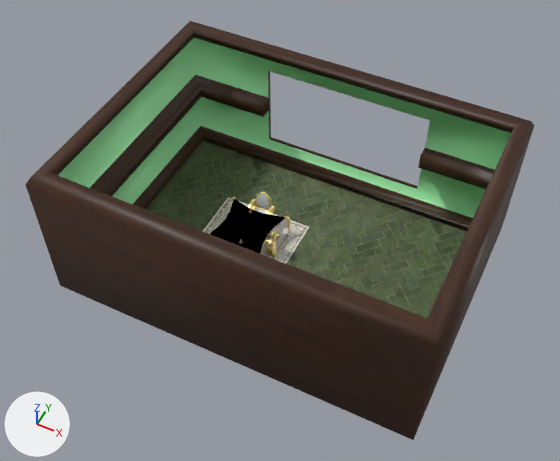
One commit to the Blender file Arte/Escenario/Modelo3D/Escenario.blend: the scene before it, then after it.
One viewpoint serves both versions: a 50 mm camera at (134.0, -280.0, 373.0) aimed at (0.0, -11.0, 38.0). Every picture has the same lights, and +X, +Y and +Z are marked at lower left.

Script lines for the objects in view, before the commit:
```python
me_cubo = bpy.data.meshes.new('Cubo')
me_cubo.from_pydata(...)  # 80 vertices, 72 faces, 4 loose edges; spans x -112.0..112.0, y -82.0..82.0, z 0.0..93.0
# faces by material slot: [62, 10]
me_cubo.materials.append(mat_pared_madera)  # picture img_wood027_1k_png_color_png_002
me_cubo.materials.append(mat_pared_papel1)  # its picture is missing
me_plane_002 = bpy.data.meshes.new('Plane.002')
me_plane_002.from_pydata(...)  # 146 vertices, 144 faces; spans x -1.01..1.01, y -1.01..1.01, z -0.06..0.0
me_plane_002.polygons.foreach_set('use_smooth', [True] * 144)
me_plane_002.materials.append(mat_mesa)
me_plano = bpy.data.meshes.new('Plano')
me_plano.from_pydata(...)  # 4 vertices, 1 face; spans x -103.0..103.0, y -74.0..74.0, z 0.0
me_plano.materials.append(mat_suelo)  # picture img_tiles_0051_color_1k_jpg_001
me_plano_001 = bpy.data.meshes.new('Plano.001')
me_plano_001.from_pydata(...)  # 4 vertices, 1 face; spans x -1.0..1.0, y -1.0..1.0, z 0.01
me_plano_001.materials.append(mat_alfombra)  # picture img_m_alfombra_jpg_001
ob_alfombra = bpy.data.objects.new('Alfombra', me_plano_001)
ob_alfombra.location = (-29.4, 0.0, 0.3)
ob_alfombra.scale = (30.0, 30.0, 30.0)
ob_mesa = bpy.data.objects.new('Mesa', me_plane_002)
ob_mesa.location = (-29.4, 0.0, 15.6)
ob_mesa.scale = (18.3, 18.3, 18.3)
ob_pared = bpy.data.objects.new('Pared', me_cubo)
ob_pared.location = (0.0, 0.0, 0.0)
ob_suelo = bpy.data.objects.new('Suelo', me_plano)
ob_suelo.location = (0.0, 0.0, 0.0)
_m = ob_suelo.modifiers.new('Solidificar', 'SOLIDIFY')
_m.thickness = 0.14
_m = ob_suelo.modifiers.new('Biselar', 'BEVEL')
_m.width = 0.01
_m.width_pct = 0.01
```
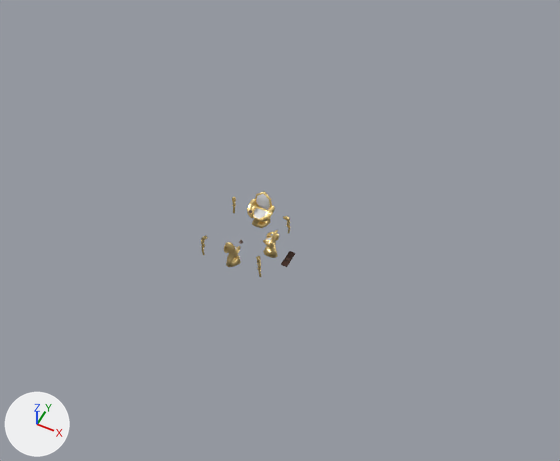
Patch to the scene script:
```diff
--- a/Arte/Escenario/Modelo3D/Escenario.blend.py
+++ b/Arte/Escenario/Modelo3D/Escenario.blend.py
@@ img_cardgame @@
+img_cardgame = load_image('CardGame', 'Materiales/Table/CardGame.png', 1024, 1024, 'sRGB')
@@ mat_cardgame @@
+mat_cardgame = principled_material('CardGame')
+mat_cardgame.texture = img_cardgame
@@ me_cube_002 @@
+me_cube_002.from_pydata(...)  # 70 vertices, 68 faces, 2 loose edges; spans x -2.2..2.15, y -6.23..6.23, z -0.02..0.23
+me_cube_002.materials.append(mat_cardgame)  # picture img_cardgame
@@ ob_suelo @@
 _m = ob_suelo.modifiers.new('Biselar', 'BEVEL')
 _m.width_pct = 0.01
+ob_suelo.hide_set(True)  # its collection is switched off
@@ ob_pared @@
 ob_pared.location = (0.0, 0.0, 0.0)
+ob_pared.hide_set(True)  # its collection is switched off
@@ ob_alfombra @@
 ob_alfombra.scale = (30.0, 30.0, 30.0)
+ob_alfombra.hide_set(True)  # its collection is switched off
@@ ob_mesa @@
 ob_mesa.scale = (18.3, 18.3, 18.3)
+ob_mesa.hide_set(True)
@@ ob_terrytory @@
+ob_terrytory = bpy.data.objects.new('Terrytory', me_cube_002)
+ob_terrytory.location = (0.0, 0.0, 0.0)
```

What differs and where, as boxes [x1, y1, x2, y2] in the pictures (560 x 461 px):
'Pared', hidden (brown): before [26, 21, 534, 440]
'Suelo', hidden (green): before [146, 141, 466, 318]
'Mesa', hidden: before [210, 199, 285, 253]
'Alfombra', hidden: before [203, 197, 309, 263]
'Terrytory', added: after [281, 251, 295, 267]
